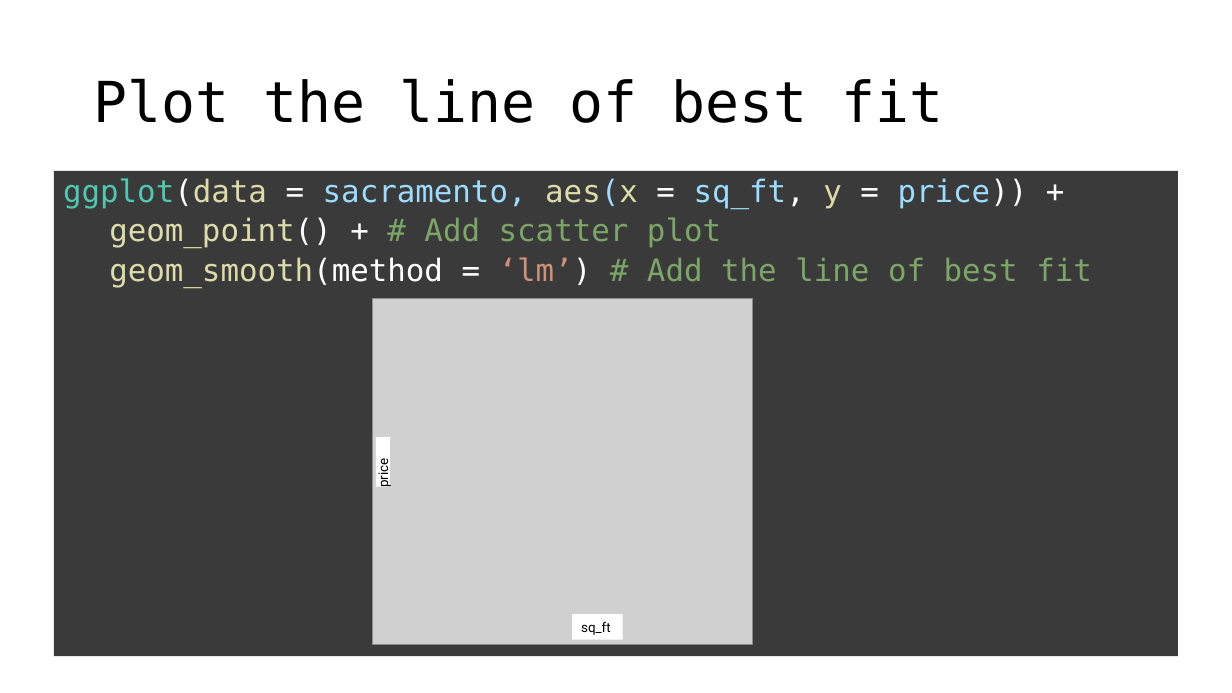
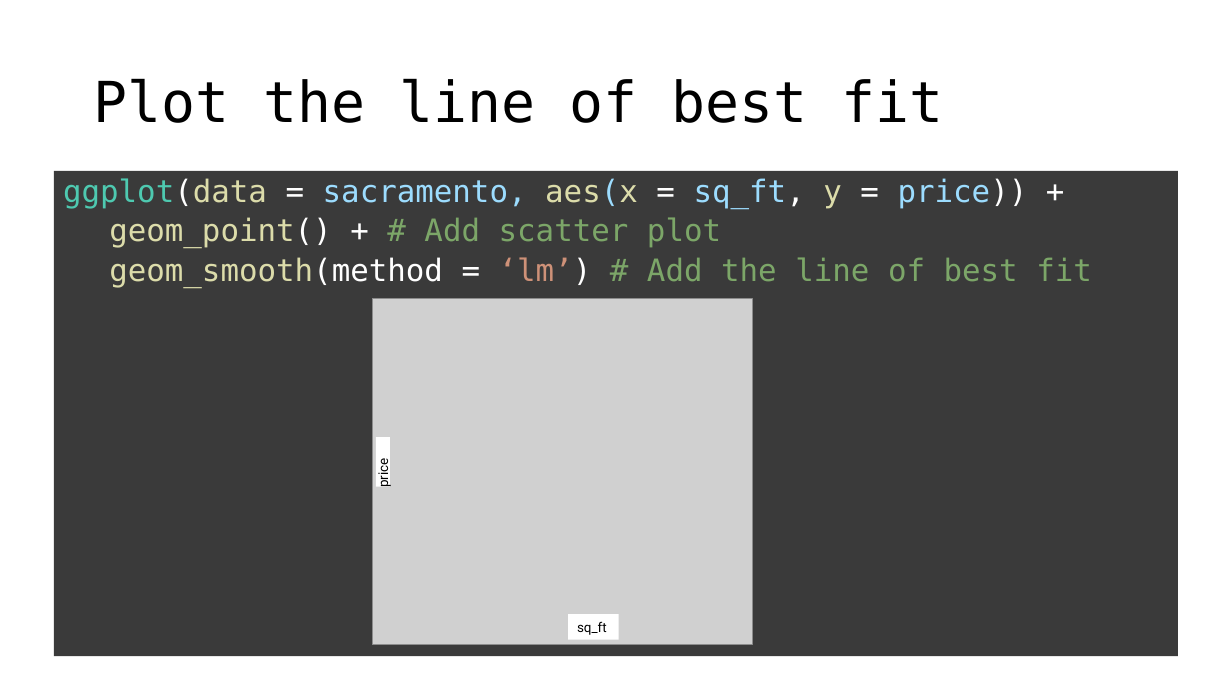
Before and after one commit to juliagallucci/Teaching_demonstrations, a slide deck: slide 22 of slide_decks/Correlation-Regression-demo2.pptx. Drawn at 1232x693 pixels with LibreOffice and Linux fonts; fonts in the diff are those of the drawing; grey boxes stand for pictures. Boxes give left, top, right and bottom in pixels: in the first picture for what was removed or moved away, otherwise in the second. Text is boxed around its words. In the diff, an @@ line names an element or a change of style, - is before the commit and + after.

```diff
--- a/slide_decks/Correlation-Regression-demo2.pptx
+++ b/slide_decks/Correlation-Regression-demo2.pptx
@@ rectangle "sq_ft": place and size @@
-rectangle "sq_ft" at (572, 615, 623, 640)
+rectangle "sq_ft" at (568, 615, 619, 640)
```
Also in this commit, not shown: 5 other slides changed.
